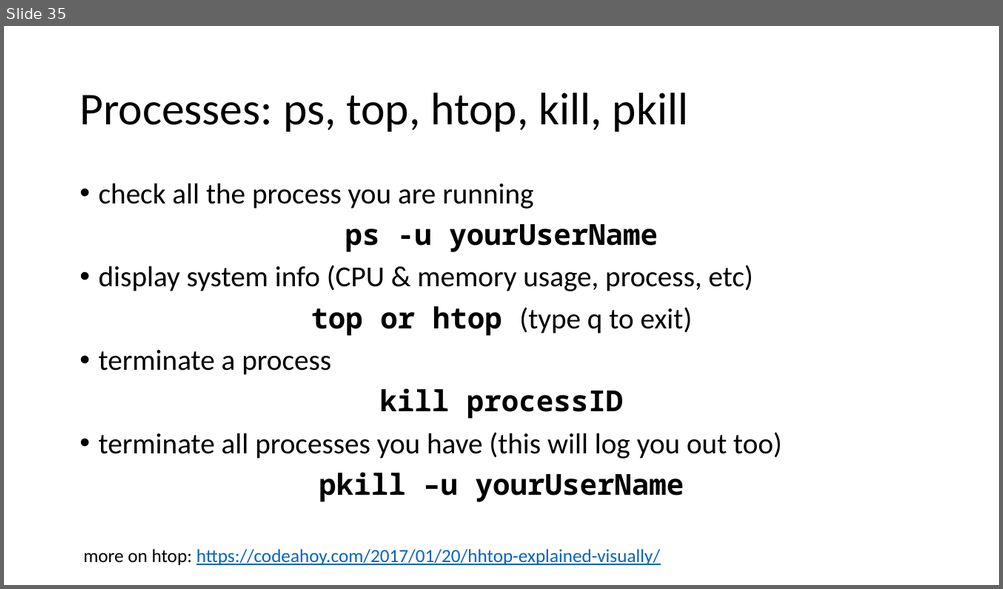
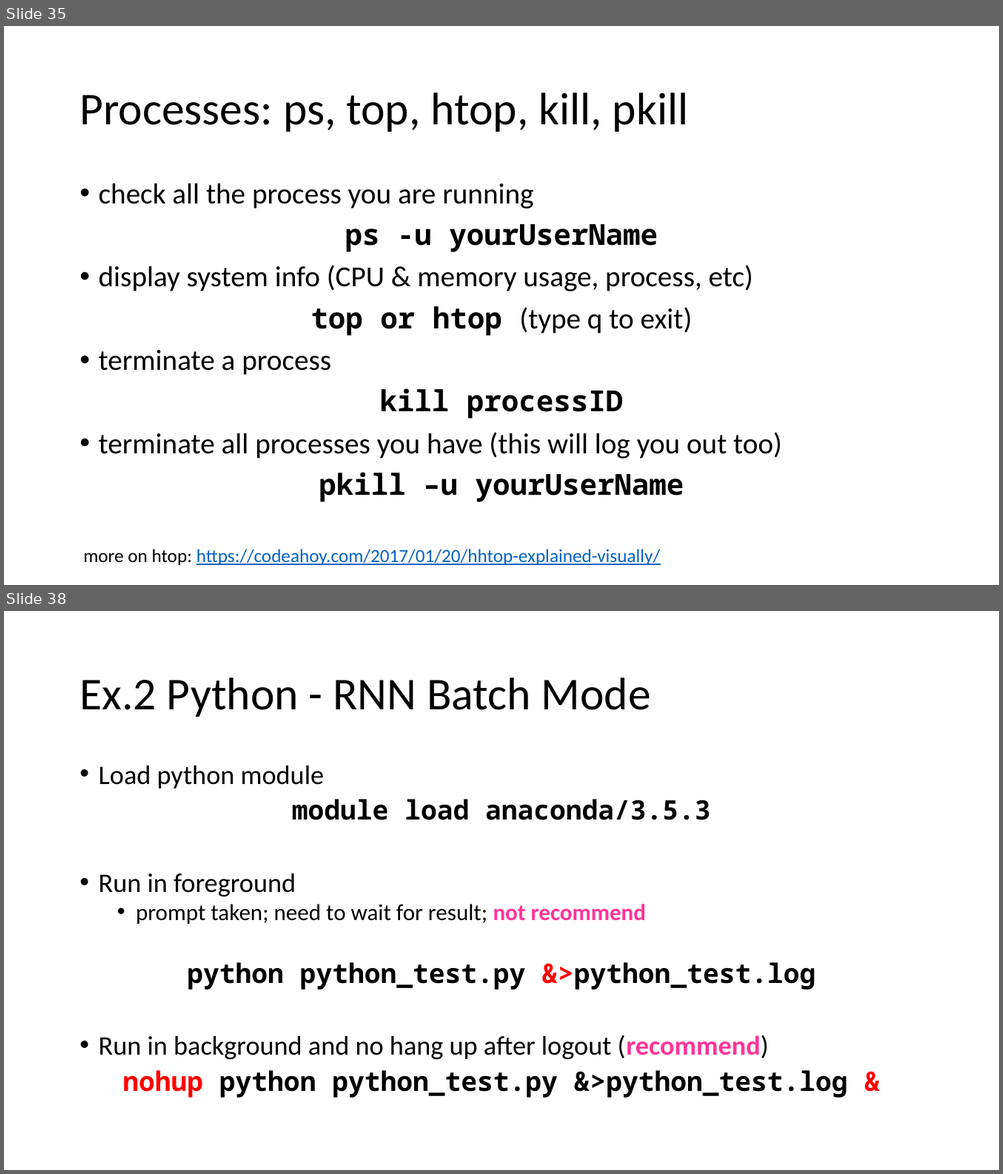
Before and after one commit to tdmdal/rrn-workshop, a slide deck: rrn_intro.pptx. Shown one above the other, each under a label of ours: slide 35 before the commit, slides 35 and 38 after it; the slides between them are not shown. The pictures are 1003x589 and 1003x1174 pixels, drawn with LibreOffice and Linux fonts; fonts in the diff are those of the drawing. Boxes give left, top, right and bottom in pixels: in the first picture for what was removed or moved away, otherwise in the second. Text is boxed around its words. In the diff, an @@ line names an element or a change of style, - is before the commit and + after.

Commit message:
added python example

```diff
--- a/rrn_intro.pptx
+++ b/rrn_intro.pptx
@@ slide 38 added at <box>4,611,999,1170</box>, background #FFFFFF @@
@@ title added at <box>79,678,651,717</box>, 44 pt, text #000000 @@
+Ex.2 Python - RNN Batch Mode
@@ text added at <box>99,765,848,1098</box>, 25.9 pt, text #000000, bold @@
+• Load python module
+module load anaconda/3.5.3
+• Run in foreground
+  • prompt taken; need to wait for result; not recommend
+python python_test.py &>python_test.log
+• Run in background and no hang up after logout (recommend)
+nohup python python_test.py &>python_test.log &
```
Also in this commit, not shown: 7 slides changed, 9 other slides added, 2 other files.
